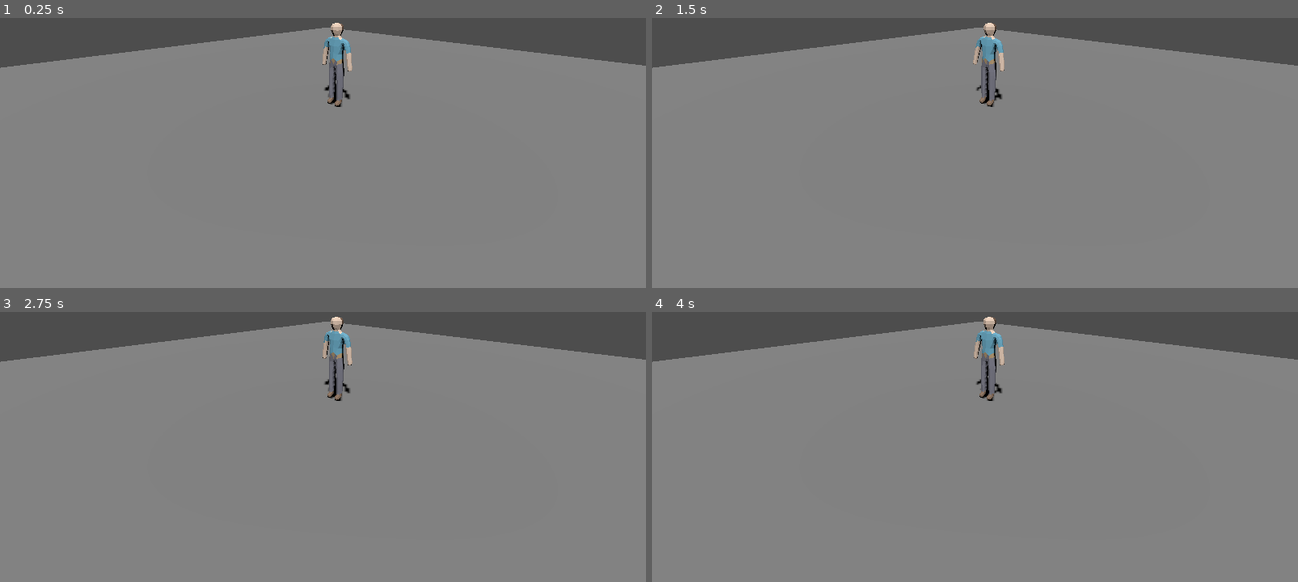
Above: before the commit, frames 1-4 (two rows, left to right).
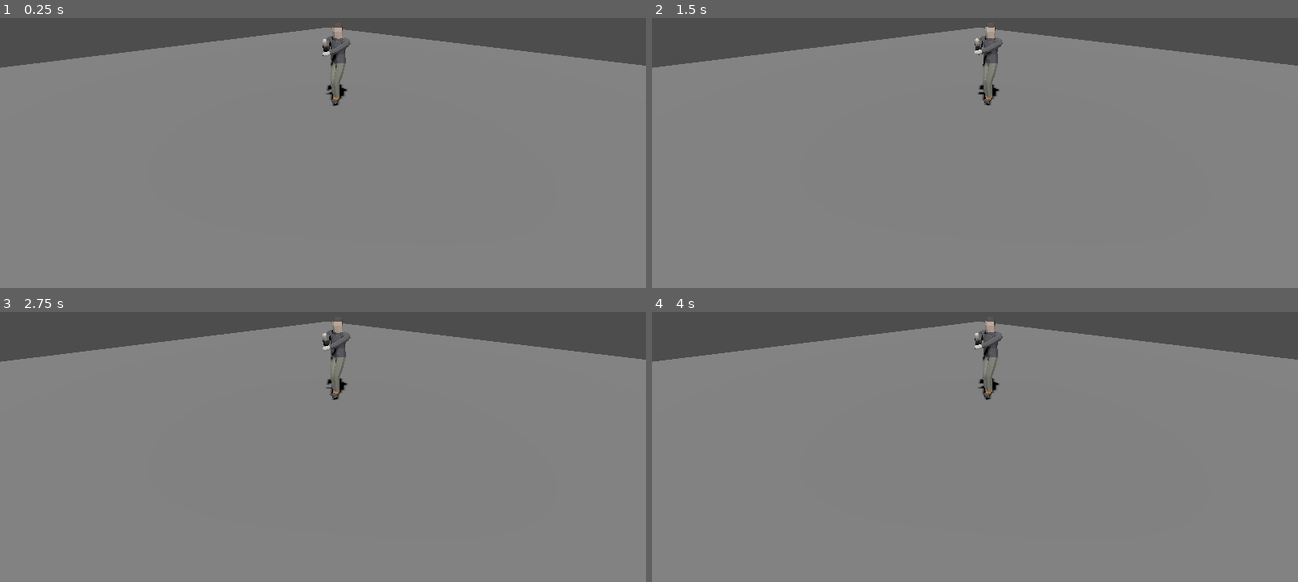
Above: after the commit, the same moments.

Repository: arjinakgul/game99
Game: Godot game, scene res://main.tscn
The game is run twice, just before and just after one commit, with the same random seed, the same clock (stepped at 60 frames per second) and the same inputs.
Inputs:
- Up to frame 1 (0.25 s): no input
- Up to frame 2 (1.5 s): no input
- Up to frame 3 (2.75 s): no input
- Up to frame 4 (4 s): tap Enter at 2.75 s; tap Space at 3.5 s

The runs differ from the first frame. In frame 1, 0.8% of the frame differs, in the area x 49-55%, y 1-33%; in frame 2, 0.8%; in frame 3, 0.8%; in frame 4, 0.8%.

Commit message:
Street-style wing chun hero: hoodie/joggers, dystopian palette, WC clips, BVH retarget
- build_hero.py v2: hood, pocket, cuffs, hand wraps, sneakers; --hood-up variant
- Procedural clips: Stance, Walk, ChainPunch, FrontKick, BongSau, TanSau, PakSau, Hit
- tools/retarget_bvh.py: direction-based BVH retarget (rest-pose agnostic), Bandai/Mixamo/UE name maps
- assets/mocap/bandai: 3 CC BY-NC test clips (pipeline test only), retargeted as MocapPunch/2/Kick
- tools/make_all.sh: build -> retarget -> Godot sync + headless check
- Godot plays Stance by default; 11 clips load
- Docs: character concept, palette, rig axis notes, animation source research

Co-Authored-By: Claude Fable 5.1 <noreply@anthropic.com>
Claude-Session: https://claude.ai/code/session_01EtkepLyFN2UXyRTZHNbvE7

Diff:
--- a/game-godot/hero.gd
+++ b/game-godot/hero.gd
@@ -2,7 +2,7 @@
 ## Hero: lists the clips exported from Blender and loops the requested one.
 ## Phase 2 will replace this with a CharacterBody3D + AnimationTree.
 
-@export var clip := "Idle"
+@export var clip := "Stance"
 
 func _ready() -> void:
 	var ap: AnimationPlayer = find_child("AnimationPlayer", true, false)
Binary file changed: game-godot/assets/hero.glb
Not shown, changed: README.md
Not shown, changed: assets/characters/hero/hero.blend
Not shown, changed: assets/exports/hero.glb
Not shown, added: assets/mocap/README.md
Not shown, added: assets/mocap/bandai/LICENSE
Not shown, added: assets/mocap/bandai/dataset-1_kick_normal_001.bvh
Not shown, added: assets/mocap/bandai/dataset-1_punch_normal_001.bvh
Not shown, added: assets/mocap/bandai/dataset-1_punch_normal_002.bvh
Not shown, changed: docs/CHARACTER.md
Not shown, changed: docs/ROADMAP.md
Not shown, removed: renders/hero_idle.png
(and 8 more such lines)
